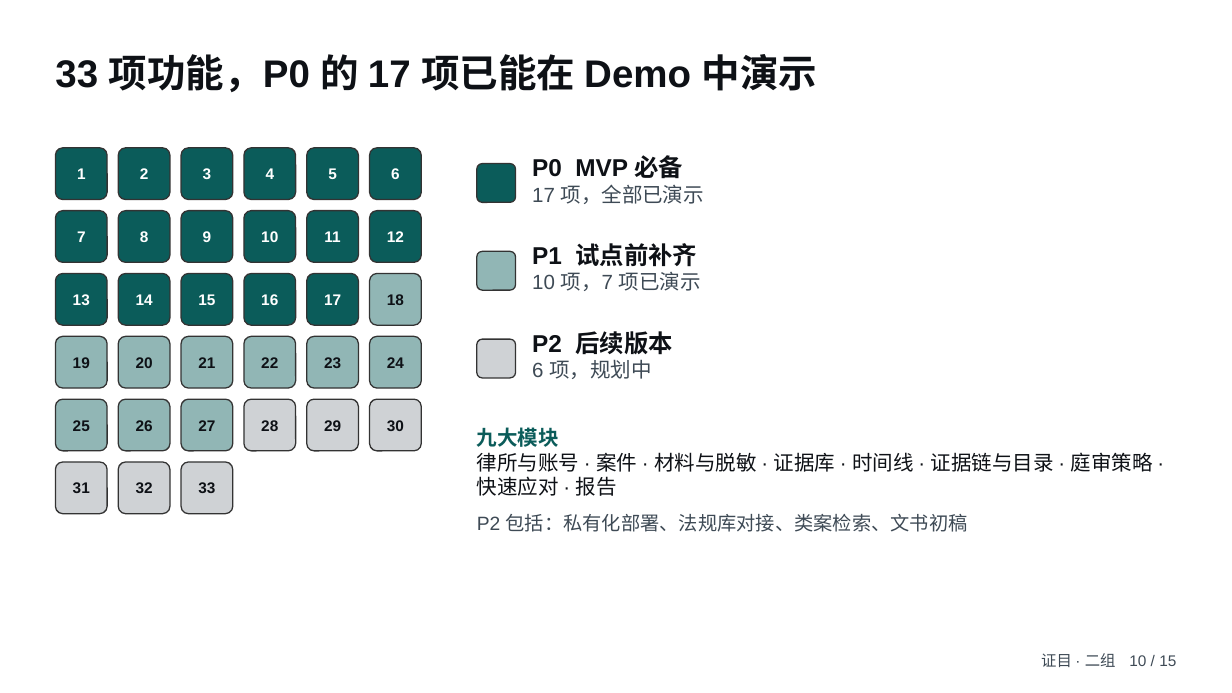
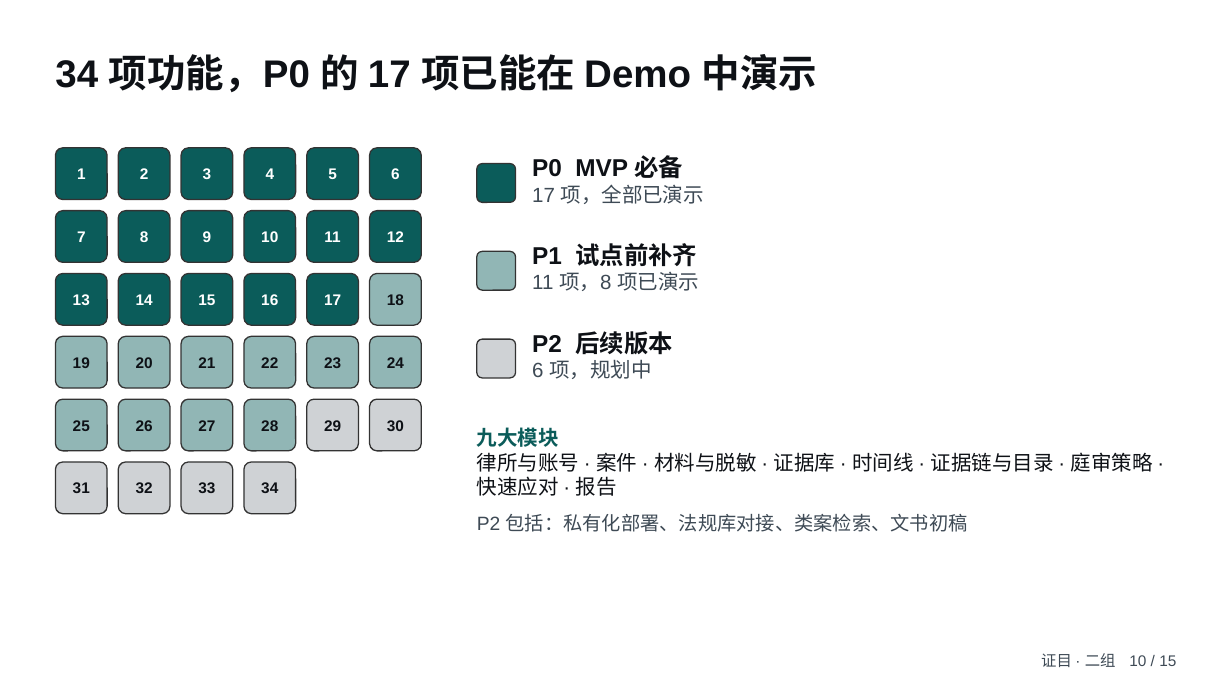
Before and after one commit to huohuo808/litigation-workbench, a slide deck: slide 10 of 06-汇报PPT（含讲稿）.pptx. Drawn at 1232x693 pixels with LibreOffice and Linux fonts; fonts in the diff are those of the drawing. Boxes give left, top, right and bottom in pixels: in the first picture for what was removed or moved away, otherwise in the second. Text is boxed around its words. In the diff, an @@ line names an element or a change of style, - is before the commit and + after.

Commit message:
新增 F34 举证期限对照与程序应对：Demo 应对方案/证据库/证据详情/新建案件；功能清单 34 项、PRD、答辩问答、PPT 第10页同步

```diff
--- a/06-汇报PPT（含讲稿）.pptx
+++ b/06-汇报PPT（含讲稿）.pptx
@@ text at box(55, 54, 817, 92): text changed @@
-33 项功能，P0 的 17 项已能在 Demo 中演示
+34 项功能，P0 的 17 项已能在 Demo 中演示
@@ text at box(532, 272, 699, 291): text changed @@
-10 项，7 项已演示
+11 项，8 项已演示
@@ rounded rectangle at box(244, 399, 296, 451): fill #CFD2D5 to #91B6B5 @@
@@ rounded rectangle added at box(244, 462, 296, 514), fill #CFD2D5, outline #333333 1 pt @@
@@ text added at box(261, 482, 278, 493), 12 pt, text #0E1116, bold @@
+34
```
Also in this commit, not shown: 6 other files.
